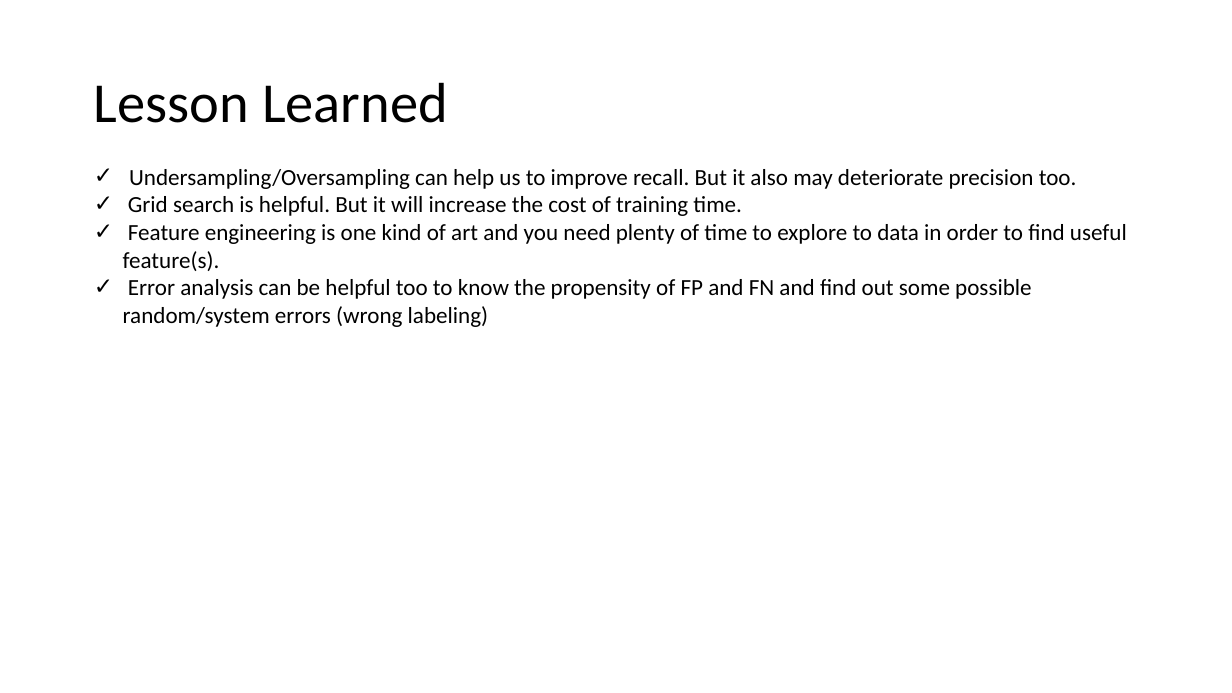
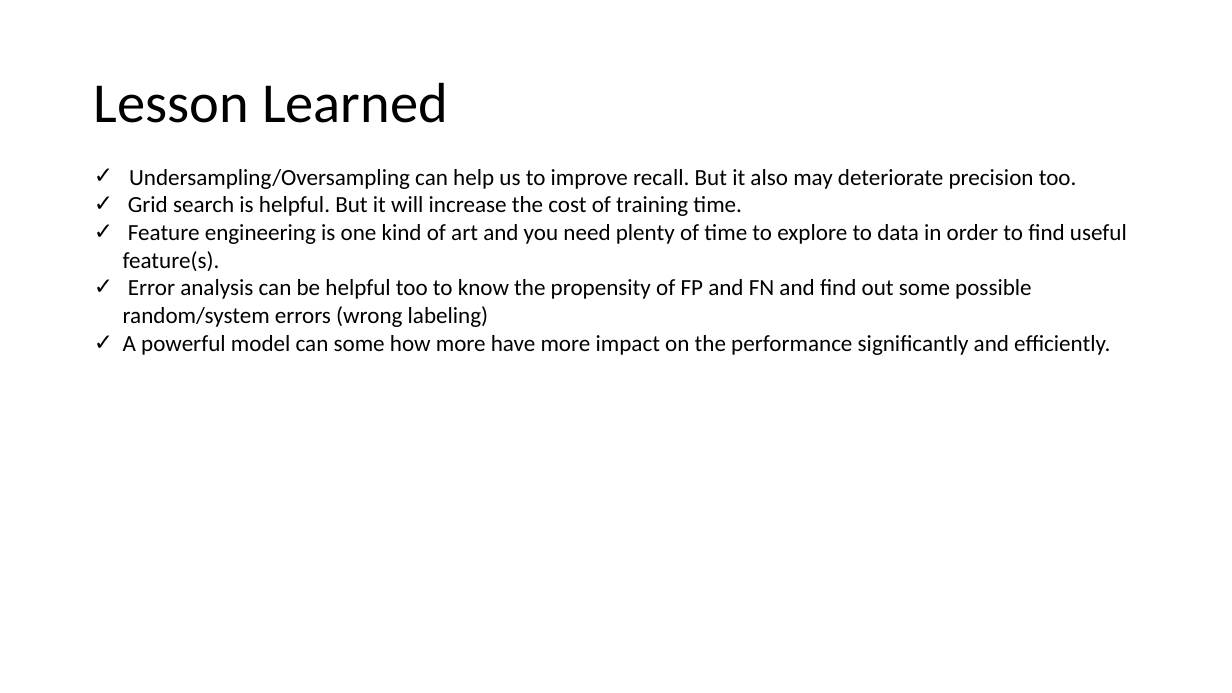
Before and after one commit to johnklee/ml_articles, a slide deck: slide 19 of others/imbalance_data_by_smote/fps_ibd_20200825.pptx. Drawn at 1232x693 pixels with LibreOffice and Linux fonts; fonts in the diff are those of the drawing. Boxes give left, top, right and bottom in pixels: in the first picture for what was removed or moved away, otherwise in the second. Text is boxed around its words. In the diff, an @@ line names an element or a change of style, - is before the commit and + after.

Commit message:
update slide

```diff
--- a/others/imbalance_data_by_smote/fps_ibd_20200825.pptx
+++ b/others/imbalance_data_by_smote/fps_ibd_20200825.pptx
@@ text at bbox=[123, 335, 1110, 355]: paragraph added @@
+✓ A powerful model can some how more have more impact on the performance significantly and efficiently.
```
